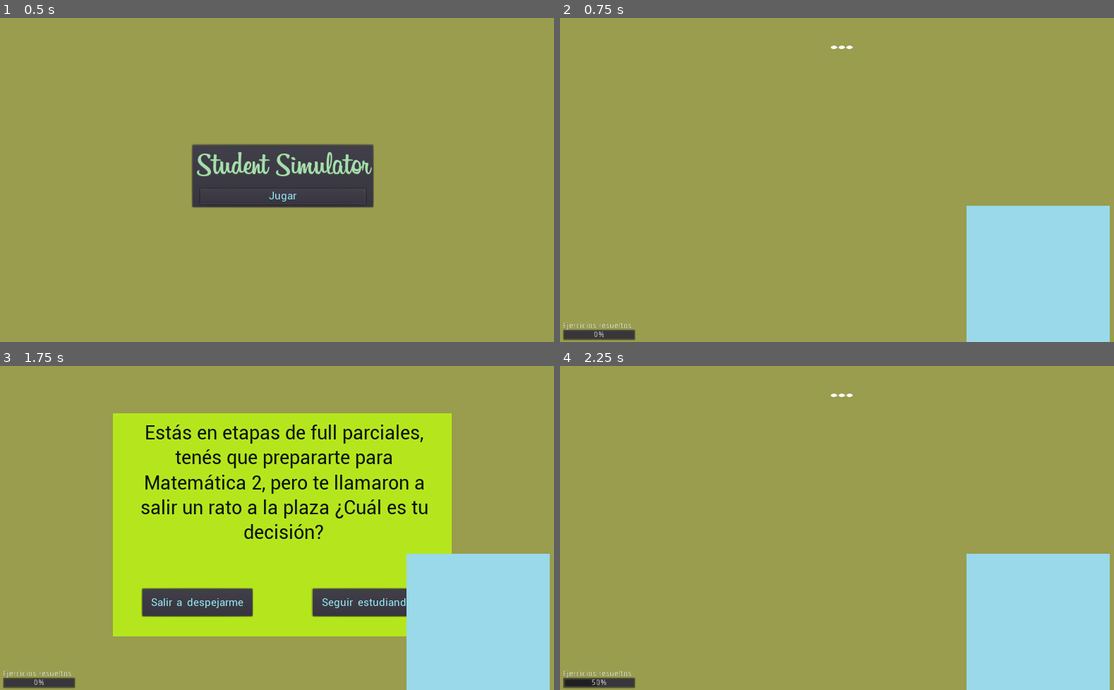
Above: before the commit, frames 1-4 (two rows, left to right).
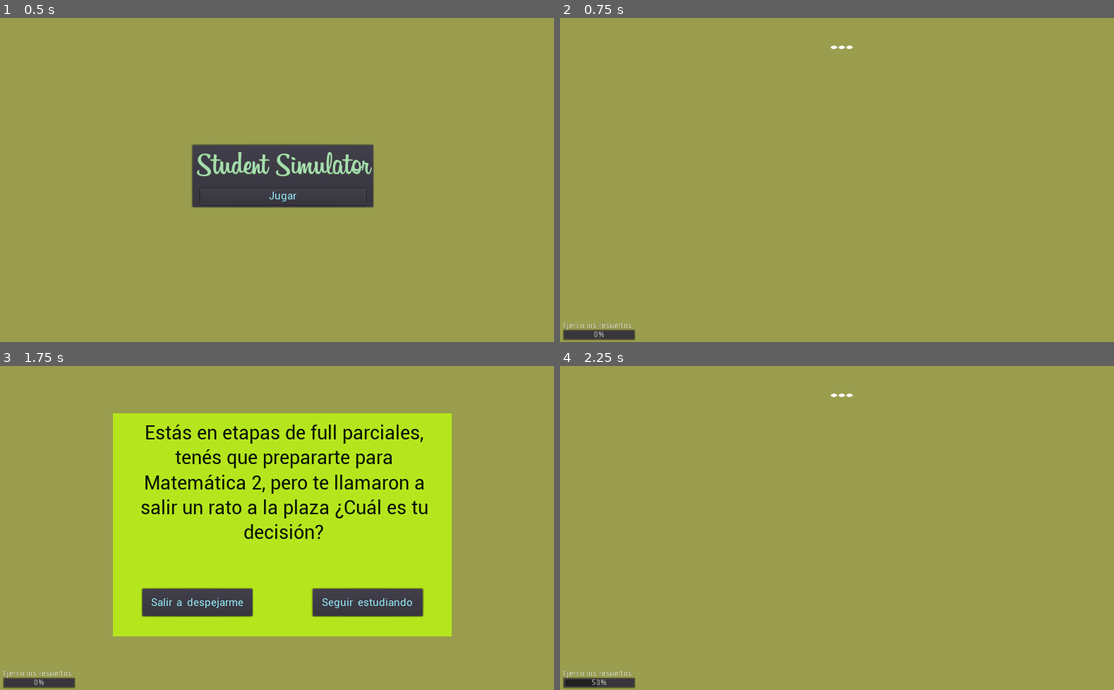
Above: after the commit, the same moments.

Repository: TraumaGames/StudentSimulator-TraumaGames
Game: Godot game, scene res://Main.tscn
The game is run twice, just before and just after one commit, with the same random seed, the same clock (stepped at 60 frames per second) and the same inputs.
Inputs:
- Up to frame 1 (0.5 s): no input
- Up to frame 2 (0.75 s): click "Jugar" at 0.5 s
- Up to frame 3 (1.75 s): tap Enter at 1.25 s
- Up to frame 4 (2.25 s): click "Seguir estudiando" at 2 s

Frame 1 is identical in both runs. In frame 2, 11% of the frame differs, in the area x 73-100%, y 57-100%; in frame 3, 11%; in frame 4, 11%.
Error after the commit: Invalid set index 'parent' (on base: 'Node (Rested.gd)') with value of type 'Sprite (Player.gd)'. (res://Entities/Player/StateMachine.gd:30)

Commit message:
Templates de scripts agregados

Diff:
--- /dev/null
+++ b/Entities/Player/Blocked.gd
@@ -0,0 +1,12 @@
+extends AbstractState
+
+func enter():
+	.enter()
+
+func update(value):
+	var stats = parent.stats()
+	get_parent().update(stats)
+
+
+func handle_input(event):
+	pass
--- /dev/null
+++ b/Entities/Player/Calm.gd
@@ -0,0 +1,12 @@
+extends AbstractState
+
+func enter():
+	.enter()
+
+func update(value):
+	var stats = parent.stats()
+	get_parent().update(stats)
+
+
+func handle_input(event):
+	pass
--- /dev/null
+++ b/Entities/Player/Confused.gd
@@ -0,0 +1,12 @@
+extends AbstractState
+
+func enter():
+	.enter()
+
+func update(value):
+	var stats = parent.stats()
+	get_parent().update(stats)
+
+
+func handle_input(event):
+	pass
--- /dev/null
+++ b/Entities/Player/Depressed.gd
@@ -0,0 +1,12 @@
+extends AbstractState
+
+func enter():
+	.enter()
+
+func update(value):
+	var stats = parent.stats()
+	get_parent().update(stats)
+
+
+func handle_input(event):
+	pass
--- /dev/null
+++ b/Entities/Player/Happy.gd
@@ -0,0 +1,12 @@
+extends AbstractState
+
+func enter():
+	.enter()
+
+func update(value):
+	var stats = parent.stats()
+	get_parent().update(stats)
+
+
+func handle_input(event):
+	pass
--- /dev/null
+++ b/Entities/Player/Insane.gd
@@ -0,0 +1,12 @@
+extends AbstractState
+
+func enter():
+	.enter()
+
+func update(value):
+	var stats = parent.stats()
+	get_parent().update(stats)
+
+
+func handle_input(event):
+	pass
--- a/Entities/Player/Player.tscn
+++ b/Entities/Player/Player.tscn
@@ -7,6 +7,13 @@
 [ext_resource path="res://Entities/Player/Tired.gd" type="Script" id=5]
 [ext_resource path="res://Entities/Player/Sleeping.gd" type="Script" id=6]
 [ext_resource path="res://Entities/Player/Neutral.gd" type="Script" id=7]
+[ext_resource path="res://Entities/Player/Rested.gd" type="Script" id=8]
+[ext_resource path="res://Entities/Player/Confused.gd" type="Script" id=9]
+[ext_resource path="res://Entities/Player/Calm.gd" type="Script" id=10]
+[ext_resource path="res://Entities/Player/Insane.gd" type="Script" id=11]
+[ext_resource path="res://Entities/Player/Depressed.gd" type="Script" id=12]
+[ext_resource path="res://Entities/Player/Happy.gd" type="Script" id=13]
+[ext_resource path="res://Entities/Player/Blocked.gd" type="Script" id=14]
 
 [node name="Player" type="Sprite"]
 script = ExtResource( 2 )
@@ -26,25 +33,25 @@
 texture = ExtResource( 3 )
 
 [node name="Rested" type="Node" parent="StateMachine"]
-script = ExtResource( 7 )
+script = ExtResource( 8 )
 
 [node name="Sleeping" type="Node" parent="StateMachine"]
 script = ExtResource( 6 )
 
 [node name="Confused" type="Node" parent="StateMachine"]
-script = ExtResource( 7 )
+script = ExtResource( 9 )
 
 [node name="Calm" type="Node" parent="StateMachine"]
-script = ExtResource( 7 )
+script = ExtResource( 10 )
 
 [node name="Insane" type="Node" parent="StateMachine"]
-script = ExtResource( 7 )
+script = ExtResource( 11 )
 
 [node name="Depressed" type="Node" parent="StateMachine"]
-script = ExtResource( 7 )
+script = ExtResource( 12 )
 
 [node name="Happy" type="Node" parent="StateMachine"]
-script = ExtResource( 7 )
+script = ExtResource( 13 )
 
 [node name="Blocked" type="Node" parent="StateMachine"]
-script = ExtResource( 7 )
+script = ExtResource( 14 )
--- a/Entities/Player/Sleeping.gd
+++ b/Entities/Player/Sleeping.gd
@@ -1,4 +1,12 @@
 extends AbstractState
 
-func update(x):
+func enter():
+	.enter()
+
+func update(value):
+	var stats = parent.stats()
+	get_parent().update(stats)
+
+
+func handle_input(event):
 	pass
Not shown: 1 places in Entities/Player/Player.tscn that only renumber resources
